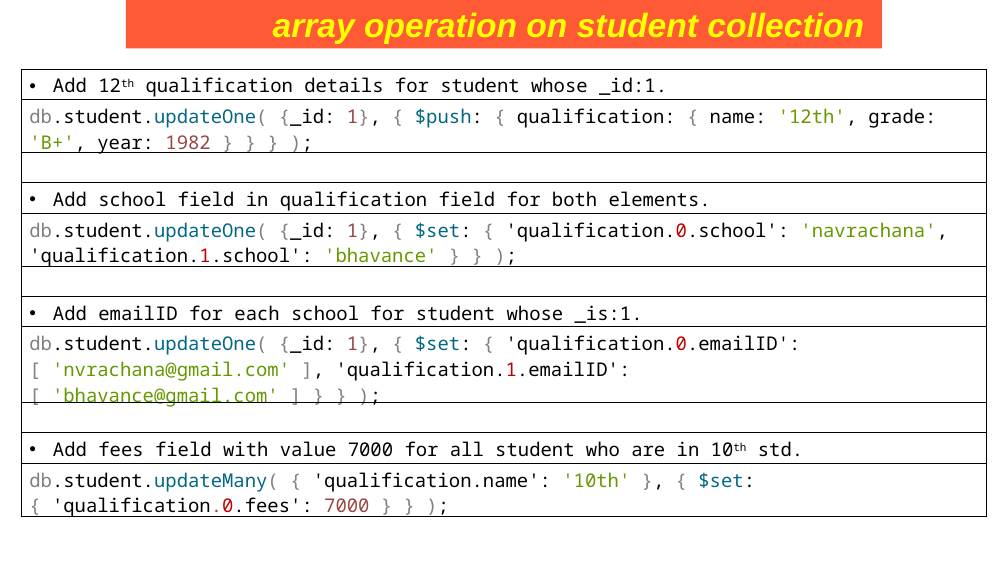
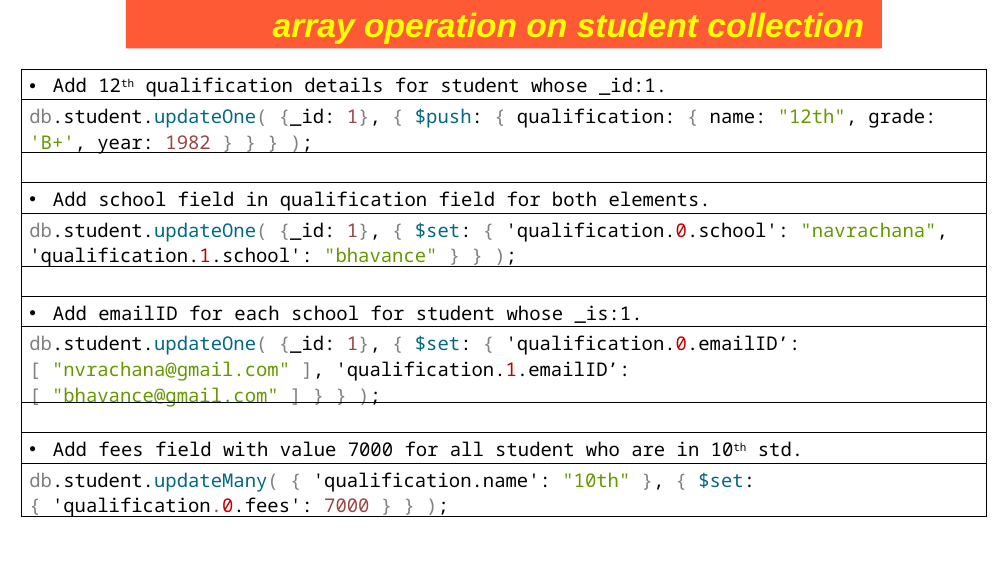
Before and after one commit to Saleel-Bagde/PPT-s, a slide deck: slide 198 of MongoDB PPT.pptx. Drawn at 1008x567 pixels with LibreOffice and Linux fonts; fonts in the diff are those of the drawing. Boxes give left, top, right and bottom in pixels: in the first picture for what was removed or moved away, otherwise in the second. Text is boxed around its words. In the diff, an @@ line names an element or a change of style, - is before the commit and + after.

```diff
--- a/MongoDB PPT.pptx
+++ b/MongoDB PPT.pptx
@@ table at (x1=22, y1=69, x2=987, y2=521) @@
@@ row 2, column 1: "db.student.updateOne( {_id: 1}, { $push: { qualification: { name: '12th', grade: 'B+', year: 1982 } } } );" to "db.student.updateOne( {_id: 1}, { $push: { qualification: { name: "12th", grade: 'B+', year: 1982 } } } );" @@
@@ row 5, column 1: "db.student.updateOne( {_id: 1}, { $set: { 'qualification.0.school': 'navrachana', 'qualification.1.school': 'bhavance' } } );" to "db.student.updateOne( {_id: 1}, { $set: { 'qualification.0.school': "navrachana", 'qualification.1.school': "bhavance" } } );" @@
@@ row 8, column 1: "db.student.updateOne( {_id: 1}, { $set: { 'qualification.0.emailID': [ 'nvrachana@gmail.com' ], 'qualification.1.emailID': [ 'bhavance@gmail.com' ] } } );" to "db.student.updateOne( {_id: 1}, { $set: { 'qualification.0.emailID’: [ "nvrachana@gmail.com" ], 'qualification.1.emailID’: [ "bhavance@gmail.com" ] } } );" @@
@@ row 11, column 1: "db.student.updateMany( { 'qualification.name': '10th' }, { $set: { 'qualification.0.fees': 7000 } } );" to "db.student.updateMany( { 'qualification.name': "10th" }, { $set: { 'qualification.0.fees': 7000 } } );" @@
```
Also in this commit, not shown: 11 other slides changed.
